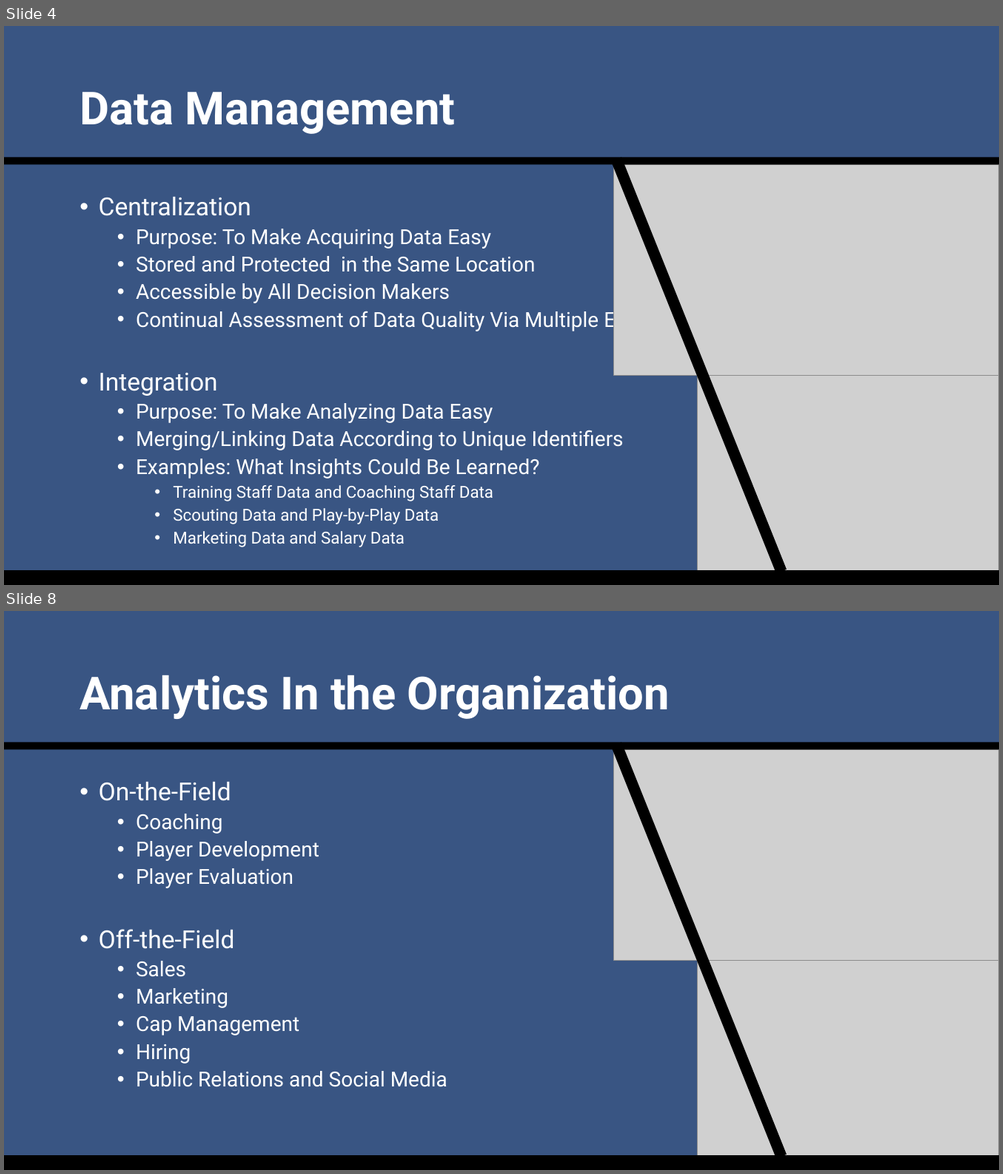
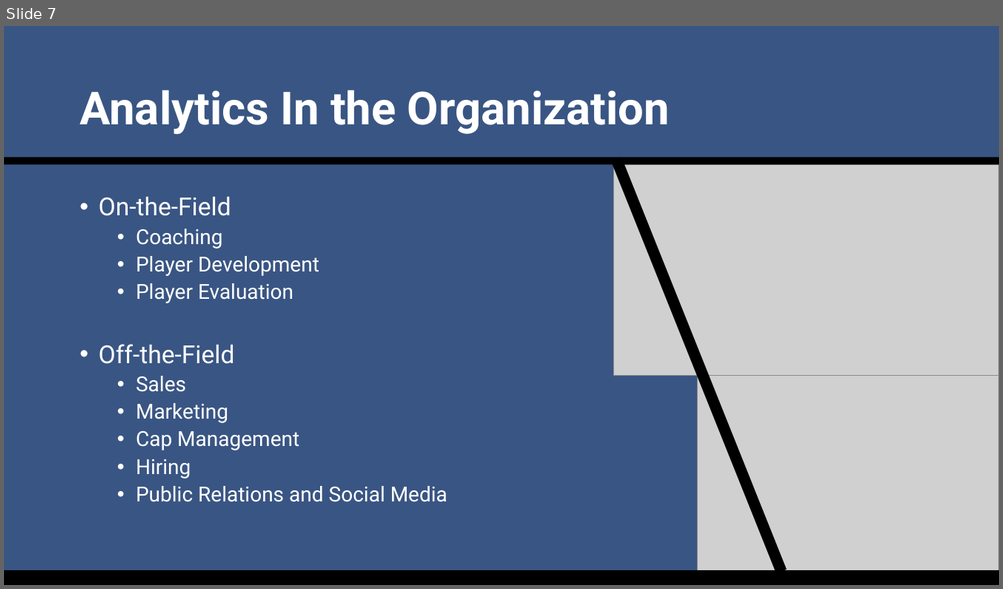
Before and after one commit to SuperMarioGiacomazzo/STOR390_WEBSITE, a slide deck: Slides/Sports Analytics 3/Sports_Analytics_3_Lecture.pptx. Shown one above the other, each under a label of ours: slides 4 and 8 before the commit, slide 7 after it; the slides between them are not shown. The pictures are 1003x1174 and 1003x589 pixels, drawn with LibreOffice and Linux fonts; fonts in the diff are those of the drawing; grey boxes stand for pictures. Boxes give left, top, right and bottom in pixels: in the first picture for what was removed or moved away, otherwise in the second. Text is boxed around its words. In the diff, an @@ line names an element or a change of style, - is before the commit and + after.

```diff
--- a/Slides/Sports Analytics 3/Sports_Analytics_3_Lecture.pptx
+++ b/Slides/Sports Analytics 3/Sports_Analytics_3_Lecture.pptx
@@ slide 4 removed at (4, 26, 999, 585), background #395583 @@
@@ title removed at (79, 92, 455, 134) @@
-Data Management
@@ rectangle removed at (4, 157, 999, 165) @@
@@ rectangle removed at (611, 157, 786, 574) @@
@@ picture removed at (614, 165, 999, 376) @@
@@ text removed at (99, 197, 646, 548) @@
-• Centralization
-  • Purpose: To Make Acquiring Data Easy
-  • Stored and Protected in the Same Location
-  • Accessible by All Decision Makers
-  • Continual Assessment of Data Quality Via Multiple Eyes
-• Integration
-  • Purpose: To Make Analyzing Data Easy
-  • Merging/Linking Data According to Unique Identifiers
-  • Examples: What Insights Could Be Learned?
-    • Training Staff Data and Coaching Staff Data
-    • Scouting Data and Play-by-Play Data
-    • Marketing Data and Salary Data
@@ picture removed at (697, 375, 999, 585) @@
@@ rectangle removed at (4, 571, 999, 585) @@
@@ what was slide 8 is now slide 7 @@
```
Also in this commit, not shown: 1 slide changed, 2 slides added, 6 other slides removed, 3 other files.
